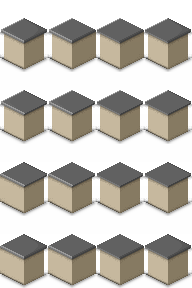
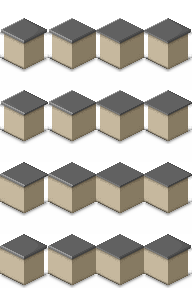
The second 192 x 288 image is a revision of the first. Changes to its layers:
painted on "Edge 2 copy" over [left=47, top=102, right=192, bottom=176]
painted on "Edge 1 copy" over [left=96, top=30, right=145, bottom=248]
painted on "Sides dark" over [left=92, top=104, right=144, bottom=203]
painted on "Sides bright" over [left=96, top=176, right=148, bottom=275]
